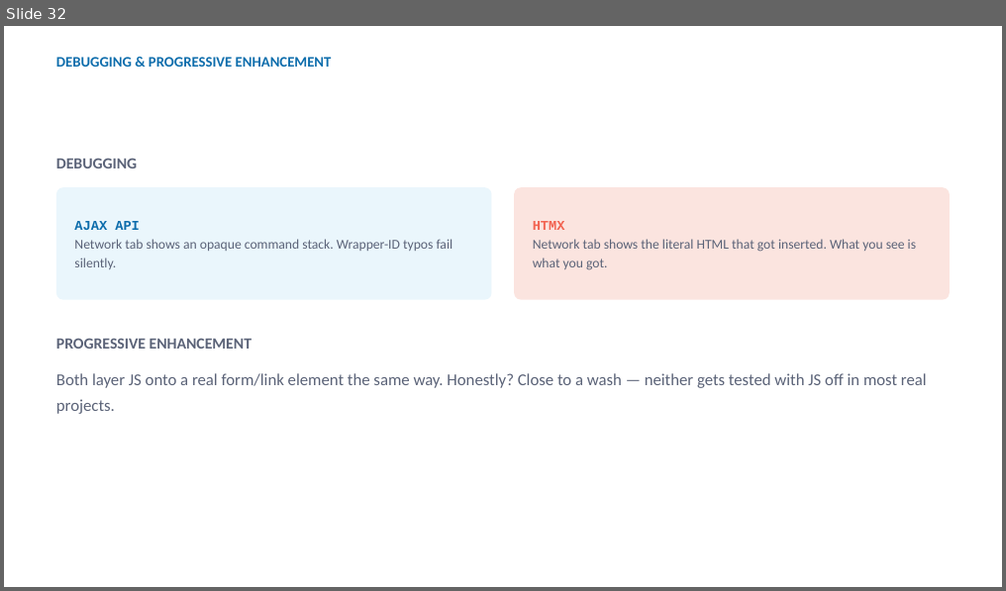
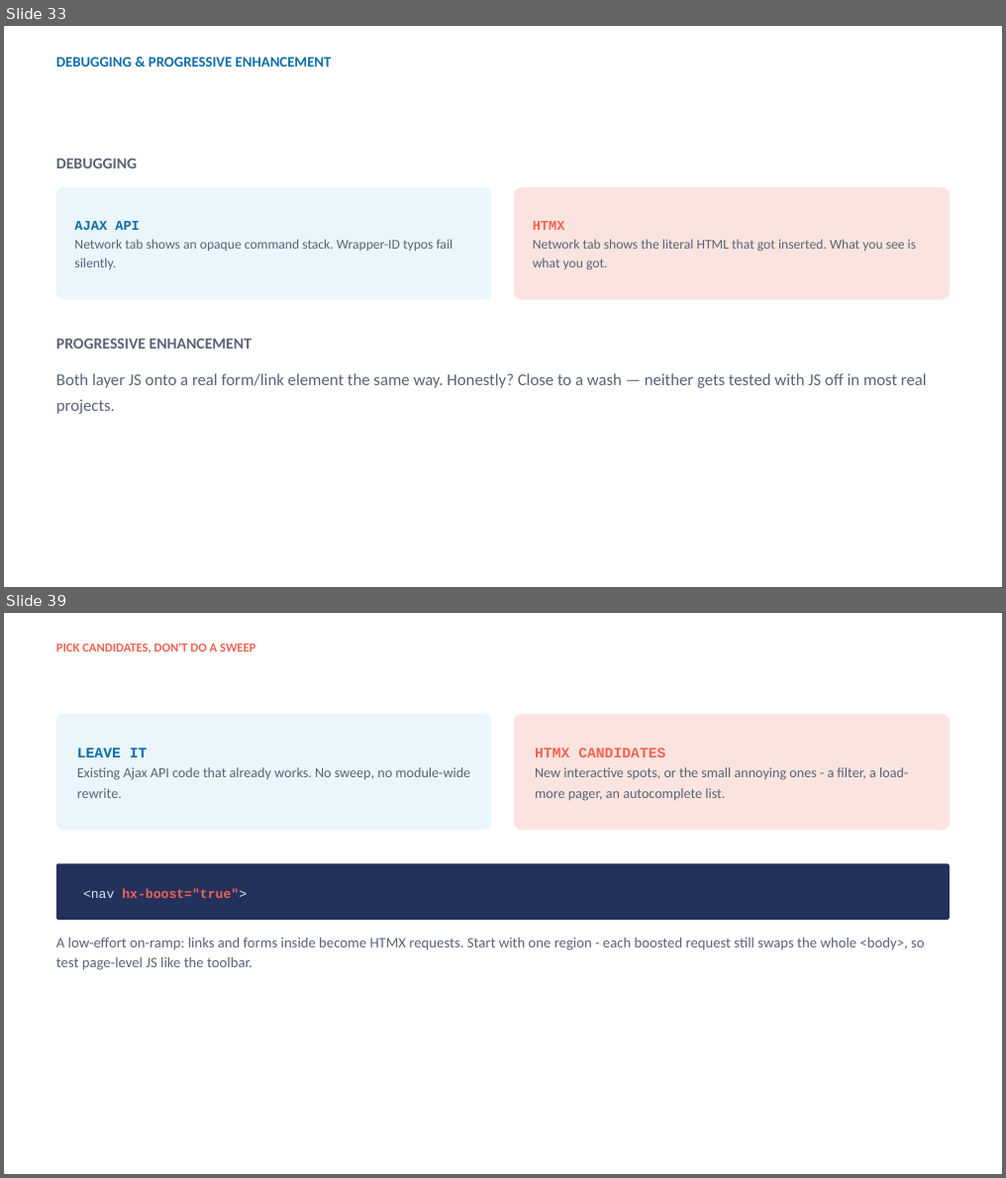
Before and after one commit to RChaubey16/drupalcon-rotterdam-session, a slide deck: Ajax to HTMX.pptx. Shown one above the other, each under a label of ours: slide 32 before the commit, slides 33 and 39 after it; the slides between them are not shown. The pictures are 1006x591 and 1006x1178 pixels, drawn with LibreOffice and Linux fonts; fonts in the diff are those of the drawing; background and template pictures are left out. Boxes give left, top, right and bottom in pixels: in the first picture for what was removed or moved away, otherwise in the second. Text is boxed around its words. In the diff, an @@ line names an element or a change of style, - is before the commit and + after.

```diff
--- a/Ajax to HTMX.pptx
+++ b/Ajax to HTMX.pptx
@@ slide 39 added at [4, 613, 1002, 1174], background picture (left out) @@
@@ text added at [56, 643, 255, 654], 12 pt, text #F26351, bold @@
+PICK CANDIDATES, DON'T DO A SWEEP
@@ rounded rectangle added at [56, 714, 491, 830], fill #EAF6FC, 13.5 pt, text #5B6378 @@
+LEAVE IT
+Existing Ajax API code that already works. No sweep, no module-wide rewrite.
@@ rounded rectangle added at [515, 714, 949, 830], fill #FBE4DF, 13.5 pt, text #5B6378 @@
+HTMX CANDIDATES
+New interactive spots, or the small annoying ones - a filter, a load-more pager, an autocomplete list.
@@ rounded rectangle added at [56, 863, 949, 920], fill #23325D, 12.5 pt, text #F26351, bold @@
+<nav hx-boost="true">
@@ text added at [56, 938, 925, 970], 14 pt, text #5B6378 @@
+A low-effort on-ramp: links and forms inside become HTMX requests. Start with one region - each boosted request still swaps the whole <body>, so test page-level JS like the toolbar.
@@ what was slide 32 is now slide 33 @@
```
Also in this commit, not shown: 11 slides changed, 11 other slides added, 7 other files.
